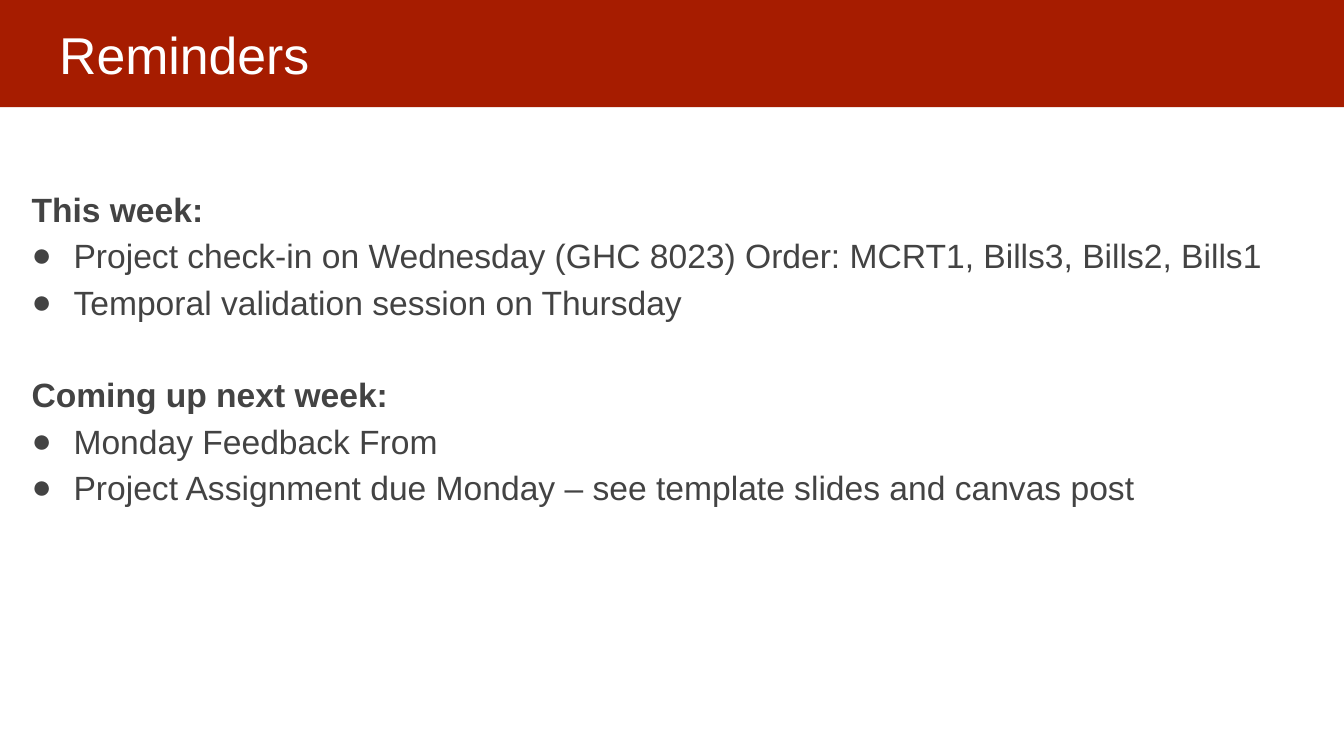
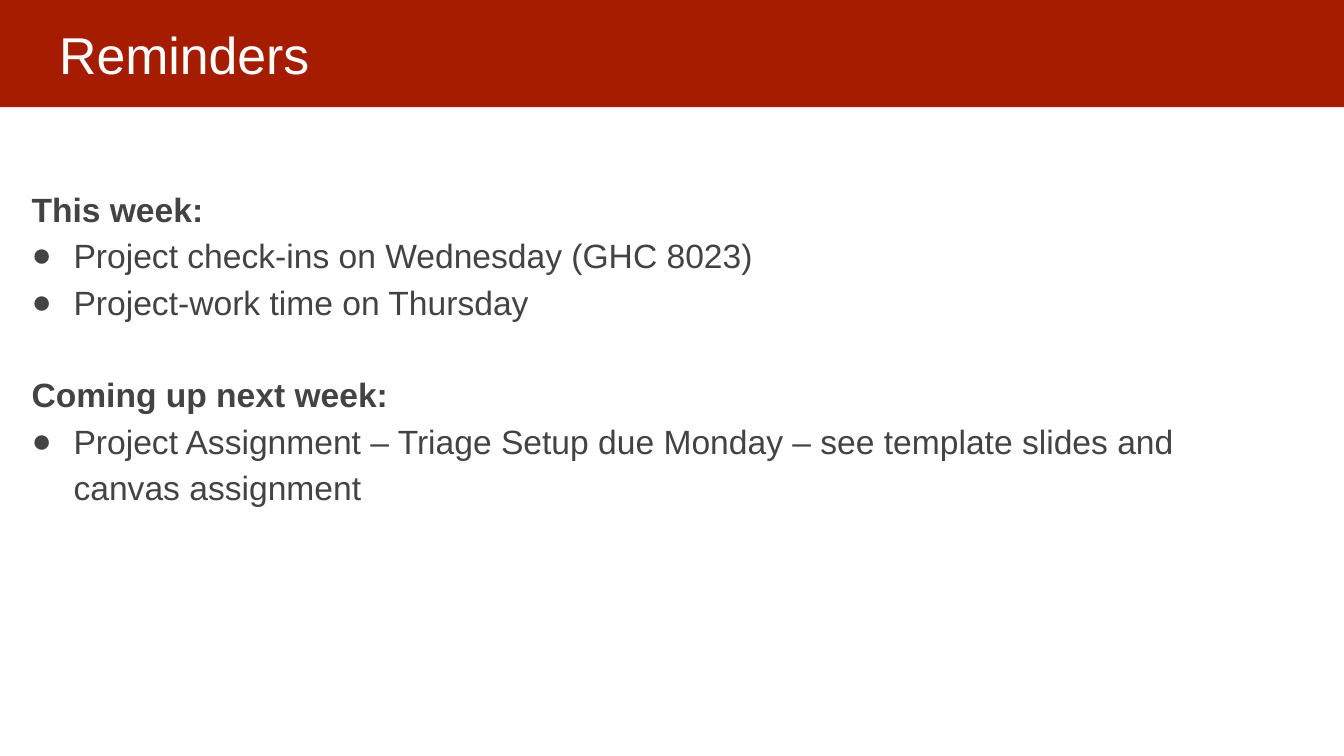
Before and after one commit to dssg/mlforpublicpolicylab, a slide deck: slide 2 of Lectures/11-model-selection-and-validation-part-2.pptx. Drawn at 1344x756 pixels with LibreOffice and Linux fonts; fonts in the diff are those of the drawing. Boxes give left, top, right and bottom in pixels: in the first picture for what was removed or moved away, otherwise in the second. Text is boxed around its words. In the diff, an @@ line names an element or a change of style, - is before the commit and + after.

```diff
--- a/Lectures/11-model-selection-and-validation-part-2.pptx
+++ b/Lectures/11-model-selection-and-validation-part-2.pptx
@@ text at (74, 243, 753, 322): text changed @@
-● Project check-in on Wednesday (GHC 8023) Order: MCRT1, Bills3, Bills2, Bills1
-● Temporal validation session on Thursday
+● Project check-ins on Wednesday (GHC 8023)
+● Project-work time on Thursday
@@ text at (74, 429, 1173, 507): text changed @@
-● Monday Feedback From
-● Project Assignment due Monday – see template slides and canvas post
+● Project Assignment – Triage Setup due Monday – see template slides and canvas assignment
```
Also in this commit, not shown: 8 other slides changed, 3 slides added, 10 slides removed.
